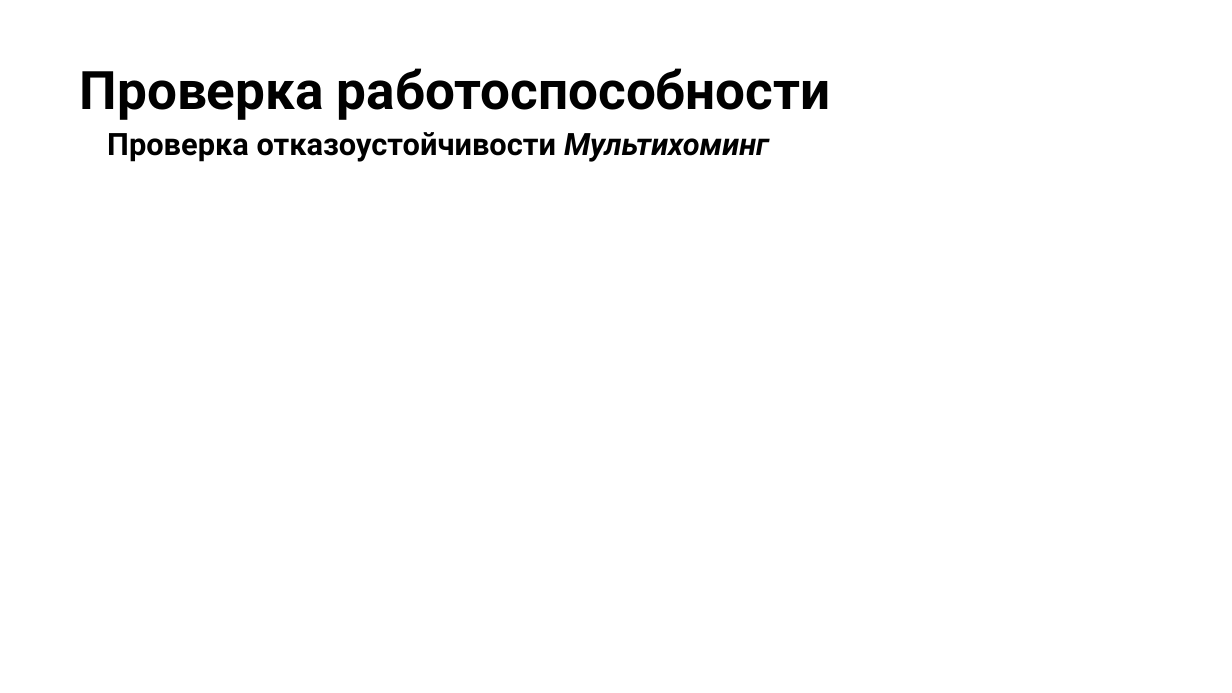
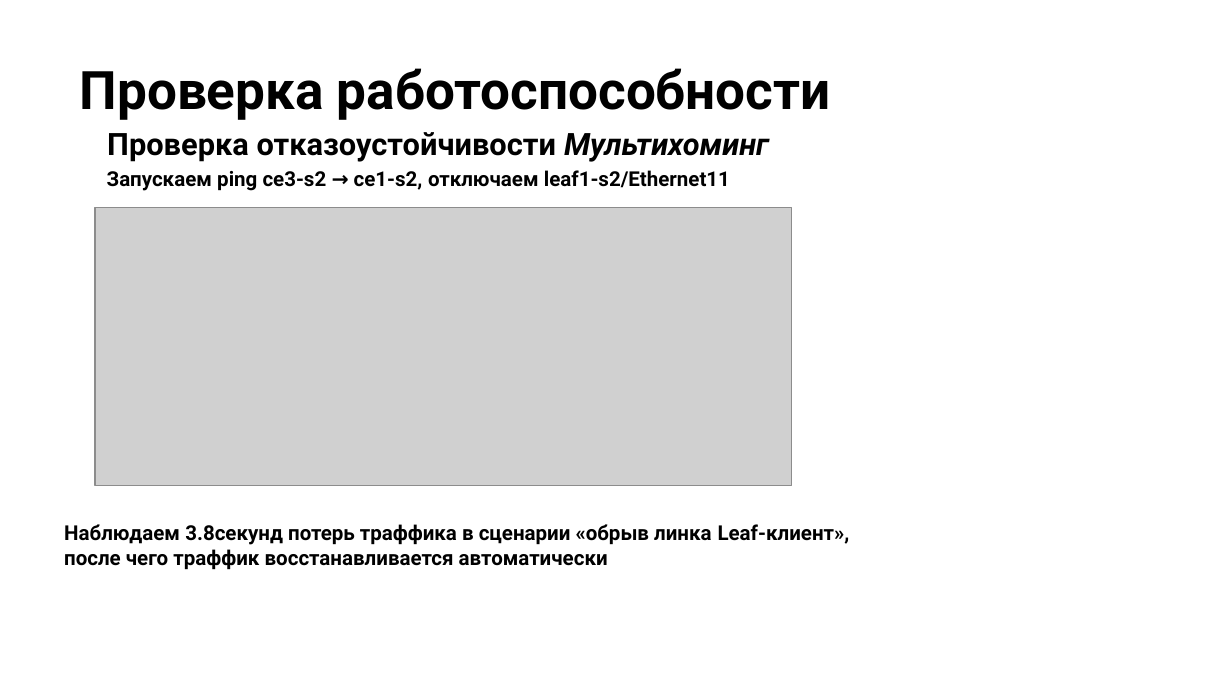
Before and after one commit to Danilovich89/otus_DC_design, a slide deck: slide 16 of lab_09_Solovyev_project/презентация.pptx. Drawn at 1232x693 pixels with LibreOffice and Linux fonts; fonts in the diff are those of the drawing; grey boxes stand for pictures; background and template pictures are left out. Boxes give left, top, right and bottom in pixels: in the first picture for what was removed or moved away, otherwise in the second. Text is boxed around its words. In the diff, an @@ line names an element or a change of style, - is before the commit and + after.

```diff
--- a/lab_09_Solovyev_project/презентация.pptx
+++ b/lab_09_Solovyev_project/презентация.pptx
@@ text added at [107,170,730,191], 12 pt, text #000000, bold @@
+Запускаем ping ce3-s2 → ce1-s2, отключаем leaf1-s2/Ethernet11
@@ picture added at [95,207,791,485] @@
@@ text added at [64,524,850,570], 12 pt, text #000000, bold @@
+Наблюдаем 3.8секунд потерь траффика в сценарии «обрыв линка Leaf-клиент»,
+после чего траффик восстанавливается автоматически
```
Also in this commit, not shown: 7 other slides changed, 2 slides added, 1 slide removed.
